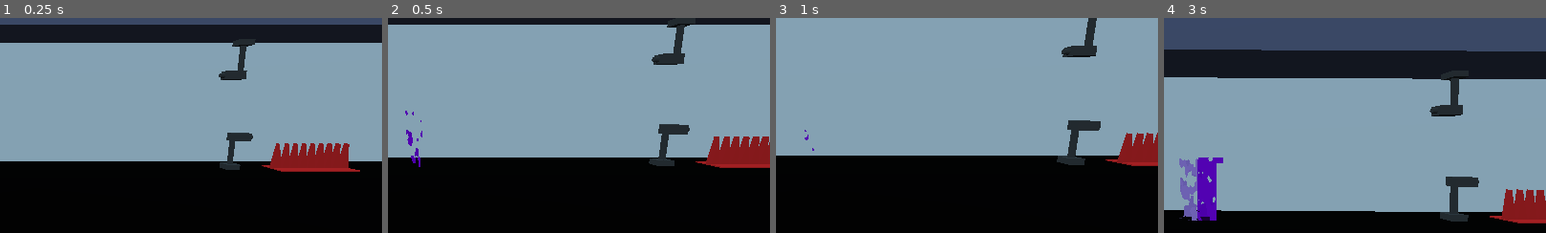
Above: before the commit, frames 1-4 (left to right).
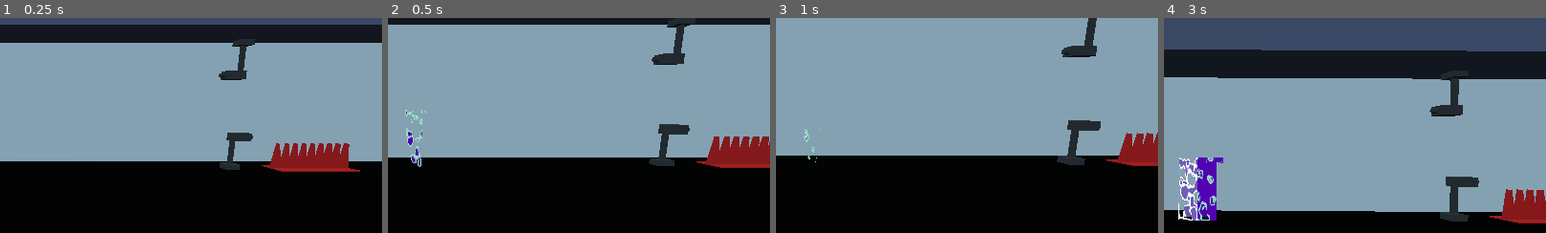
Above: after the commit, the same moments.

Repository: dsaltares/ludumdare-47
Game: Godot game, scene res://David/DavidPlayground.tscn
Same seed, same stepped clock (60 frames per second), same inputs: the game is played once before the commit and once after it.
Inputs:
- Up to frame 1 (0.25 s): no input
- Up to frame 2 (0.5 s): no input
- Up to frame 3 (1 s): hold D (move_right) from 0.53 s (still down); tap N (new_run) at 0.6 s; tap Space (jump) at 0.77 s
- Up to frame 4 (3 s): release D (move_right) at 1.28 s; hold A (move_left) 1.28-2.03 s; tap C (shake) at 1.35, 2.85 s; tap Space (jump) at 1.52 s; hold D (move_right) from 2.03 s (still down); tap N (new_run) at 2.1 s
The pictures show only the part of the screen within x 45-95%, y 18-68%; the shares and areas given below are measured in that part.

Frame 1 is identical in both runs. In frame 2, 0.3% of the frame differs, in the area x 4-11%, y 42-70%; in frame 3, less than 0.1%; in frame 4, 0.8%, in the area x 3-16%, y 64-95%.

Commit message:
cooler dissolve colors

Diff:
--- a/game/Ghosts/GhostDissolveMaterial.tres
+++ b/game/Ghosts/GhostDissolveMaterial.tres
@@ -3,14 +3,11 @@
 [ext_resource path="res://Effects/DissolveNoiseTexture.tres" type="Texture" id=1]
 [ext_resource path="res://Effects/DissolveShader.shader" type="Shader" id=2]
 
-
-
-
 [resource]
 shader = ExtResource( 2 )
 shader_param/albedo = Color( 0.827451, 0.596078, 1, 1 )
-shader_param/emission_color = Color( 1, 1, 1, 1 )
-shader_param/emission_amount = null
-shader_param/burn_size = null
+shader_param/emission_color = Color( 0.913725, 0.913725, 0.913725, 1 )
+shader_param/emission_amount = 1.0
+shader_param/burn_size = 0.05
 shader_param/dissolve_amount = 0.0
 shader_param/dissolve_texture = ExtResource( 1 )
--- a/game/Player/PlayerMaterial.tres
+++ b/game/Player/PlayerMaterial.tres
@@ -6,8 +6,8 @@
 [resource]
 shader = ExtResource( 2 )
 shader_param/albedo = Color( 0.615686, 0, 1, 1 )
-shader_param/emission_color = Color( 1, 1, 1, 1 )
-shader_param/emission_amount = null
-shader_param/burn_size = null
+shader_param/emission_color = Color( 0.278431, 0.882353, 0.0627451, 1 )
+shader_param/emission_amount = 1.0
+shader_param/burn_size = 0.05
 shader_param/dissolve_amount = 0.0
 shader_param/dissolve_texture = ExtResource( 1 )
